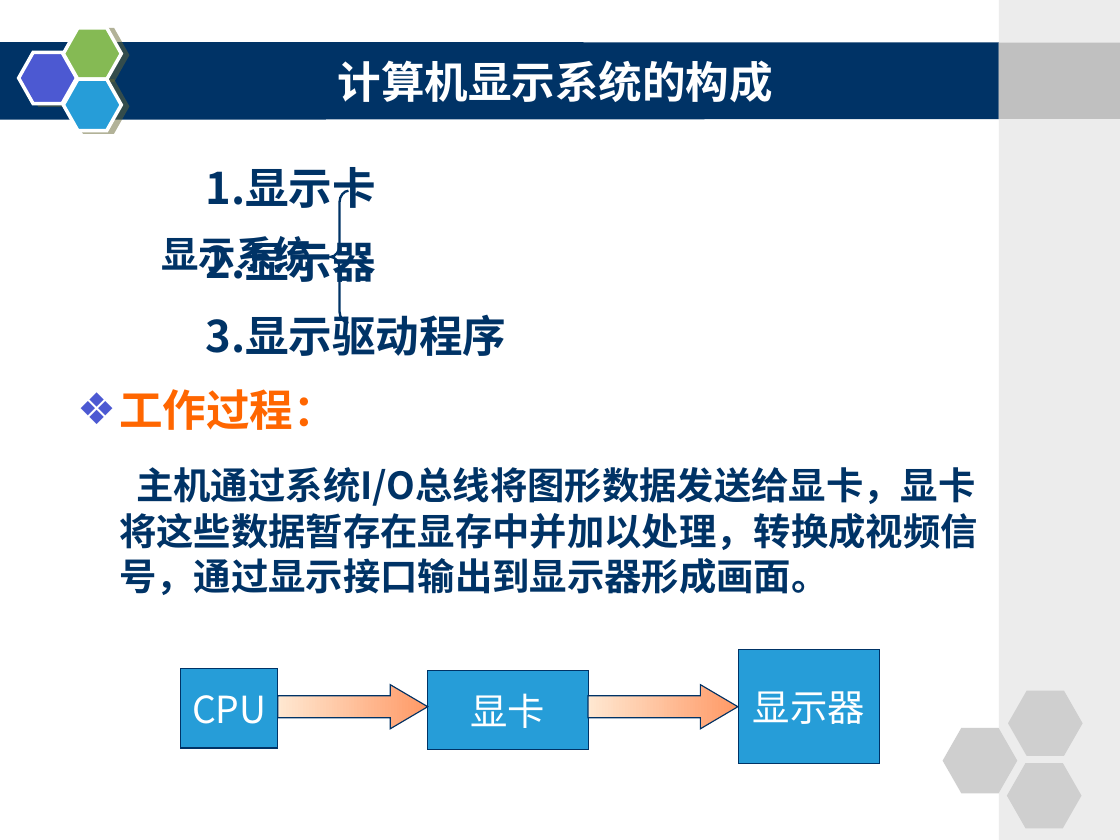
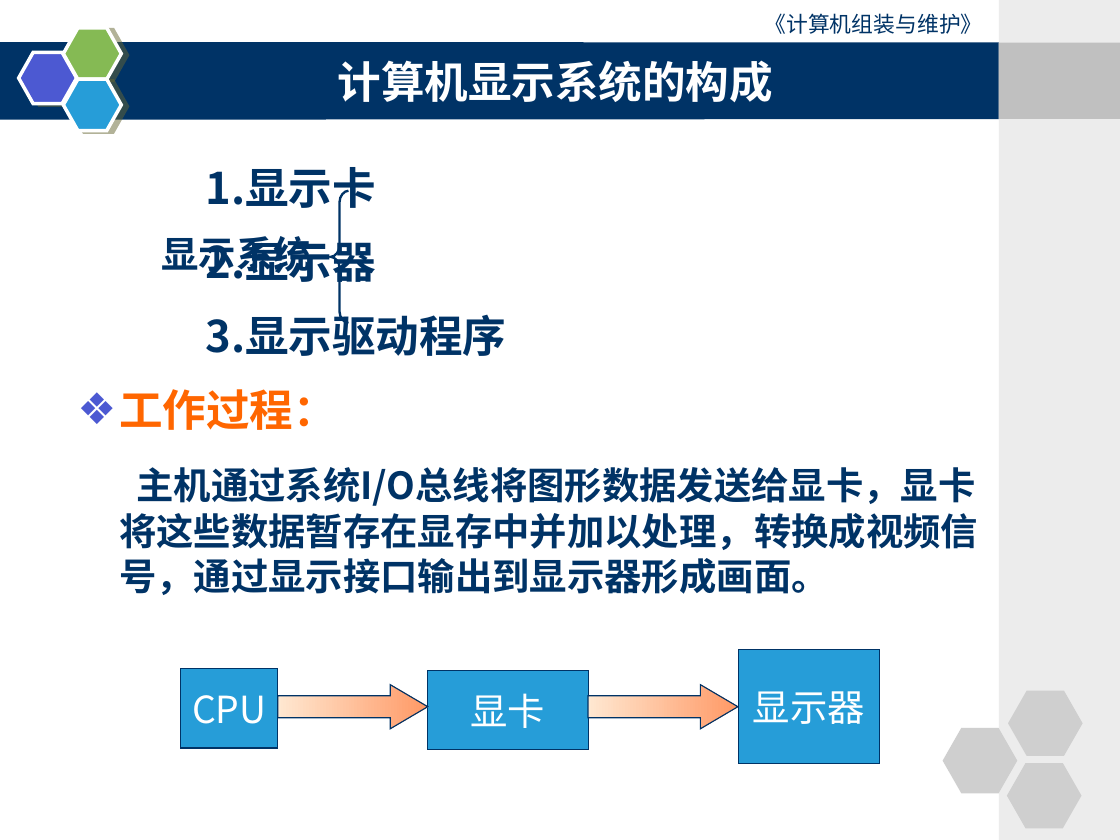
Before and after one commit to wutongyuliujia123/preparation, a slide deck: slide 3 of 计算机组装与维修/《计算机组装与维护》第六章电子课件.ppt.ppt. Drawn at 1120x840 pixels with LibreOffice and Linux fonts; fonts in the diff are those of the drawing. Boxes give left, top, right and bottom in pixels: in the first picture for what was removed or moved away, otherwise in the second. Text is boxed around its words. In the diff, an @@ line names an element or a change of style, - is before the commit and + after.

```diff
--- a/计算机组装与维修/《计算机组装与维护》第六章电子课件.ppt.ppt
+++ b/计算机组装与维修/《计算机组装与维护》第六章电子课件.ppt.ppt
@@ text added at [765,13,983,34], 14 pt, text #003366 @@
+《计算机组装与维护》
```
Also in this commit, not shown: 70 other slides changed, 4 slides added, 4 slides removed, 7 other files.
